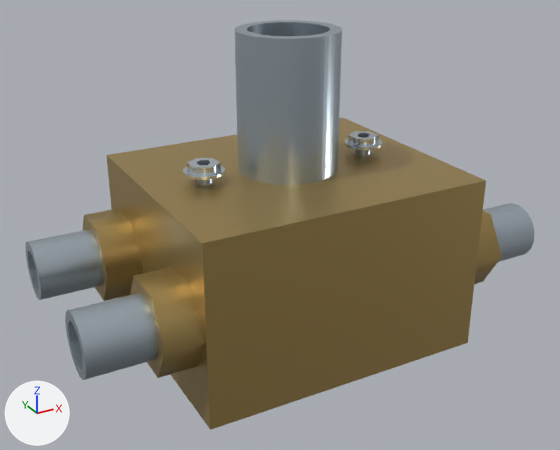
The glTF model models-glb/distributor.glb: old version first, new version second.
One viewpoint serves both versions: a 50 mm lens placed at (-0.797, -1.414, 0.772), pointed at (-0.031, -0.021, 0.075). Every picture has the same lights, and +X, +Y and +Z are marked at lower left. The older version comes first. Where no turn or scale is listed for an object, it has been applied to the vertices. Vertices at exactly the same position are counted once.

Before the edit, the objects in view are built like this:
```python
ob_mesh_0 = bpy.data.objects.new('Mesh_0', me_mesh_0)
ob_mesh_0.location = (0.0, 0.0, 0.0)
ob_mesh_1 = bpy.data.objects.new('Mesh_1', me_mesh_1)
ob_mesh_1.parent = ob_thân_van
ob_mesh_1.location = (-0.4, 0.17, 0.0)
ob_mesh_1.rotation_euler = (0.0, 0.0, 1.571)  # degrees (0, 0, 90)
ob_mesh_1_002 = bpy.data.objects.new('Mesh_1.002', me_mesh_1)
ob_mesh_1_002.parent = ob_thân_van
ob_mesh_1_002.location = (-0.4, -0.17, 0.0)
ob_mesh_1_002.rotation_euler = (0.0, 0.0, 1.571)  # degrees (0, 0, 90)
ob_mesh_1_003 = bpy.data.objects.new('Mesh_1.003', me_mesh_1)
ob_mesh_1_003.parent = ob_thân_van
ob_mesh_1_003.location = (0.4, -0.17, 0.0)
ob_mesh_1_003.rotation_euler = (0.0, 0.0, 1.571)  # degrees (0, 0, 90)
ob_mesh_2 = bpy.data.objects.new('Mesh_2', me_mesh_2)
ob_mesh_2.parent = ob_thân_van
ob_mesh_2.location = (-0.36, 0.17, 0.0)
ob_mesh_2.rotation_euler = (0.0, 1.571, 0.0)  # degrees (0, 90, 0)
ob_mesh_2_002 = bpy.data.objects.new('Mesh_2.002', me_mesh_2)
ob_mesh_2_002.parent = ob_thân_van
ob_mesh_2_002.location = (-0.36, -0.17, 0.0)
ob_mesh_2_002.rotation_euler = (0.0, 1.571, 0.0)  # degrees (0, 90, 0)
ob_mesh_2_003 = bpy.data.objects.new('Mesh_2.003', me_mesh_2)
ob_mesh_2_003.parent = ob_thân_van
ob_mesh_2_003.location = (0.36, -0.17, 0.0)
ob_mesh_2_003.rotation_euler = (0.0, 1.571, 0.0)  # degrees (0, 90, 0)
ob_mesh_3 = bpy.data.objects.new('Mesh_3', me_mesh_3)
ob_mesh_3.location = (0.0, 0.0, 0.32)
ob_mesh_6 = bpy.data.objects.new('Mesh_6', me_mesh_6)
ob_mesh_6.parent = ob_node_12
ob_mesh_6.location = (0.0, 0.0, 0.0123)
```
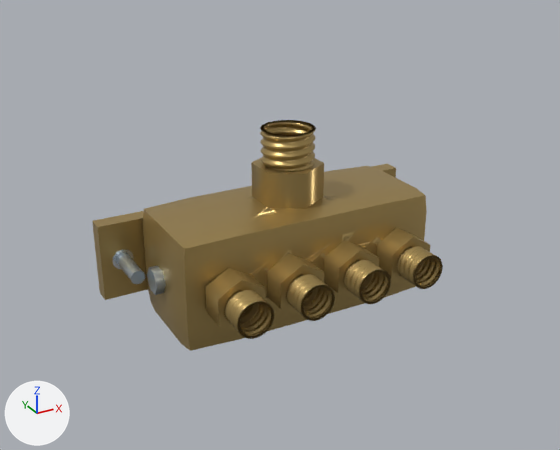
Location of each change, (x1, y1, x2, y2) in pixels of the pictures (560 x 450 px):
'Mesh_0', deleted (orange): before (106, 118, 486, 430)
'Khối chia', added (orange): after (92, 158, 430, 351)
'Mesh_3', deleted: before (235, 20, 342, 185)
'Mesh_1.002', deleted: before (65, 293, 158, 380)
'Mesh_2.002', deleted (orange): before (130, 267, 205, 378)
'Mesh_1', deleted: before (25, 230, 103, 300)
'Mesh_2', deleted (orange): before (83, 209, 143, 301)
'Ren cửa vào', added (orange): after (260, 120, 316, 172)
'Mesh_1.003', deleted: before (483, 203, 534, 262)
'Ren cửa ra', added (orange): after (224, 289, 274, 339)
'Ren cửa ra.001', added (orange): after (286, 274, 335, 321)
'Ren cửa ra.002', added (orange): after (343, 259, 391, 304)
'Ren cửa ra.003', added (orange): after (397, 246, 443, 289)
'Mesh_2.003', deleted (orange): before (474, 211, 502, 284)
'Mesh_6', recoloured, reshaped, moved: before (187, 158, 221, 175); after (116, 253, 145, 284)
'Mesh_10', added: after (147, 266, 166, 295)
'Mesh_6.001', recoloured, reshaped, moved (not visible afterwards): before (348, 131, 379, 146)
'Mesh_5', deleted: before (183, 166, 225, 180)
'Mesh_5.001', deleted: before (344, 138, 382, 150)
'Mesh_8', added: after (112, 249, 134, 269)
'Mesh_4', deleted (mostly hidden): before (196, 179, 213, 186)
'Mesh_4.001', deleted (mostly hidden): before (355, 149, 371, 156)
'Mesh_7', reshaped, moved, turned (not visible afterwards): before (197, 160, 210, 165)
'Mesh_7.001', reshaped (not visible afterwards): before (358, 133, 370, 137)
part 1 of me_mesh_6, added: after (116, 253, 145, 284)
part 2 of me_mesh_6, deleted: before (187, 131, 379, 175)
part 3 of me_mesh_7, cut back: before (197, 133, 370, 165)

The change, as a list of edits to the scene's bpy script:
```text
Change mat_material_1:
    mat_material_1.base_color: (0.456, 0.533, 0.591) -> (0.468, 0.328, 0.117)  # light grey #b4c1ca -> orange #b69b60
Change mat_material_2:
    mat_material_2.base_color: (0.723, 0.784, 0.823) -> (0.456, 0.533, 0.591)  # white #dde5ea -> light grey #b4c1ca
Change me_mesh_6:
    used by ob_mesh_6; parent = ob_node_12; location = (0.0, 0.0, 0.0123)
    remove me_mesh_6.from_pydata(...)  # 16 vertices, 24 faces; spans x -0.0303..0.0303, y -0.035..0.035, z -0.0114..0.0114
    add me_mesh_6.from_pydata(...)  # 28 vertices, 48 faces; spans x -0.0159..0.0159, y -0.0159..0.0159, z -0.05..0.05
    me_mesh_6 part 1: 28 vertices added at x -0.0159..0.0159, y -0.0159..0.0159, z -0.05..0.05
    me_mesh_6 part 2: 16 vertices removed from x -0.0303..0.0303, y -0.035..0.035, z -0.0114..0.0114
Change me_mesh_7:
    used by ob_mesh_7; parent = ob_node_12; location = (0.0, 0.0, 0.024)
    remove me_mesh_7.from_pydata(...)  # 16 vertices, 24 faces; spans x -0.0115..0.0115, y -0.0133..0.0133, z -0.0015..0.0015
    add me_mesh_7.from_pydata(...)  # 96 vertices, 192 faces; spans x -0.0375..0.0375, y -0.0027..0.0027, z -0.0375..0.0375
    me_mesh_7 part 3: the whole mesh is rebuilt
Remove ob_mesh_0:
    ob_mesh_0 = bpy.data.objects.new('Mesh_0', me_mesh_0)
Remove ob_mesh_1:
    ob_mesh_1 = bpy.data.objects.new('Mesh_1', me_mesh_1)
Remove ob_mesh_2:
    ob_mesh_2 = bpy.data.objects.new('Mesh_2', me_mesh_2)
Remove ob_mesh_1_002:
    ob_mesh_1_002 = bpy.data.objects.new('Mesh_1.002', me_mesh_1)
Remove ob_mesh_2_002:
    ob_mesh_2_002 = bpy.data.objects.new('Mesh_2.002', me_mesh_2)
Remove ob_mesh_1_003:
    ob_mesh_1_003 = bpy.data.objects.new('Mesh_1.003', me_mesh_1)
Remove ob_mesh_2_003:
    ob_mesh_2_003 = bpy.data.objects.new('Mesh_2.003', me_mesh_2)
Remove ob_mesh_3:
    ob_mesh_3 = bpy.data.objects.new('Mesh_3', me_mesh_3)
Remove ob_mesh_4:
    ob_mesh_4 = bpy.data.objects.new('Mesh_4', me_mesh_4)
Remove ob_mesh_5:
    ob_mesh_5 = bpy.data.objects.new('Mesh_5', me_mesh_5)
Change ob_mesh_6:
    ob_mesh_6.location: (0.0, 0.0, 0.0123) -> (0.0, 0.0, -0.05)
Change ob_mesh_7:
    ob_mesh_7.location: (0.0, 0.0, 0.024) -> (0.0, 0.0, 0.005)
    ob_mesh_7.rotation_euler: (0.0, 0.0, 0.0) -> (-1.571, 0.0, 0.0)  # degrees (0, 0, 0) -> degrees (-90, 0, 0)
Remove ob_mesh_4_001:
    ob_mesh_4_001 = bpy.data.objects.new('Mesh_4.001', me_mesh_4)
Remove ob_mesh_5_001:
    ob_mesh_5_001 = bpy.data.objects.new('Mesh_5.001', me_mesh_5)
Change ob_mesh_6_001:
    ob_mesh_6_001.location: (0.0, 0.0, 0.0123) -> (0.0, 0.0, -0.05)
Add ob_mesh_10:
    ob_mesh_10 = bpy.data.objects.new('Mesh_10', me_mesh_10)  # 16 vertices, 24 faces; spans x -0.026..0.026, y -0.03..0.03, z -0.02..0.02; in mat_material_2 (light grey #b4c1ca)
    ob_mesh_10.parent = ob_thân_van
    ob_mesh_10.location = (-0.31, 0.0, 0.0)
    ob_mesh_10.rotation_euler = (0.0, 1.571, 0.0)  # degrees (0, 90, 0)
Add ob_mesh_8:
    ob_mesh_8 = bpy.data.objects.new('Mesh_8', me_mesh_8)  # 16 vertices, 24 faces; spans x -0.026..0.026, y -0.03..0.03, z -0.0098..0.0098; in mat_material_3 (white #dde5ea)
    ob_mesh_8.parent = ob_node_8
    ob_mesh_8.location = (0.0, 0.0, 0.0105)
Add ob_node_8:
    ob_node_8 = bpy.data.objects.new('Node_8', None)
    ob_node_8.parent = ob_thân_van
    ob_node_8.location = (-0.35, 0.13, 0.0)
    ob_node_8.rotation_euler = (-1.571, 0.0, 0.0)  # degrees (-90, 0, 0)
Add ob_ren_cửa_ra_003:
    ob_ren_cửa_ra_003 = bpy.data.objects.new('Ren cửa ra.003', me_mesh_5_1)  # 1891 vertices, 4072 faces; spans x -0.04..0.04, y -0.03..0.03, z -0.04..0.04; in mat_material_1 (orange #b69b60)
    ob_ren_cửa_ra_003.location = (0.21, -0.22, 0.0)
Add ob_ren_cửa_ra_002:
    ob_ren_cửa_ra_002 = bpy.data.objects.new('Ren cửa ra.002', me_mesh_5_1.copy())
    ob_ren_cửa_ra_002.location = (0.07, -0.22, 0.0)
Add ob_ren_cửa_ra_001:
    ob_ren_cửa_ra_001 = bpy.data.objects.new('Ren cửa ra.001', me_mesh_5_1.copy())
    ob_ren_cửa_ra_001.location = (-0.07, -0.22, 0.0)
Add ob_ren_cửa_ra:
    ob_ren_cửa_ra = bpy.data.objects.new('Ren cửa ra', me_mesh_5_1.copy())
    ob_ren_cửa_ra.location = (-0.21, -0.22, 0.0)
Add ob_ren_cửa_vào:
    ob_ren_cửa_vào = bpy.data.objects.new('Ren cửa vào', me_mesh_1_1)  # 1989 vertices, 4264 faces; spans x -0.06..0.06, y -0.06..0.06, z -0.04..0.04; in mat_material_1 (orange #b69b60)
    ob_ren_cửa_vào.location = (0.0, 0.0, 0.25)
Add ob_khối_chia:
    ob_khối_chia = bpy.data.objects.new('Khối chia', me_mesh_0_1)  # 2885 vertices, 3130 faces; spans x -0.4..0.4, y -0.19..0.17, z -0.13..0.21; in mat_material_0 (orange #b69b60)
    ob_khối_chia.location = (0.0, 0.0, 0.0)
```
